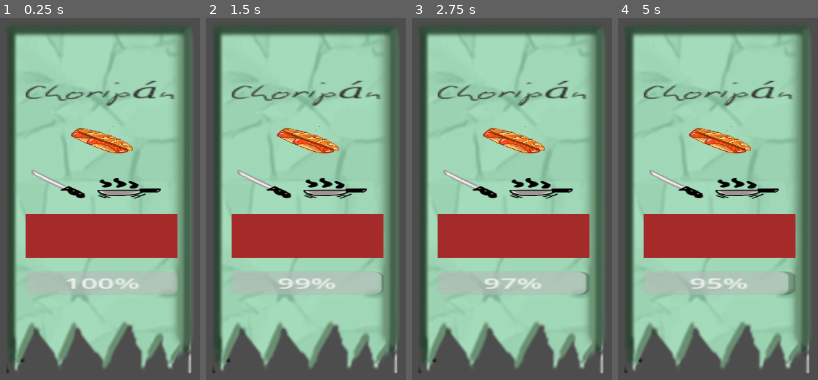
Above: before the commit, frames 1-4 (left to right).
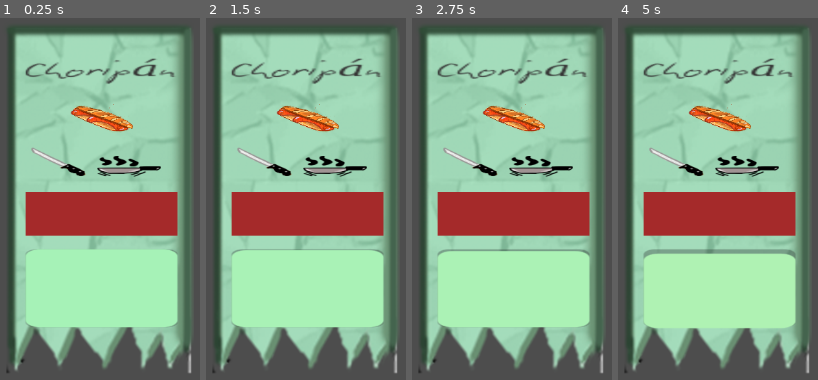
Above: after the commit, the same moments.

Repository: KimHana1/chorikazam
Game: Godot game, scene res://Escenas/ticket.tscn
The game is run twice, just before and just after one commit, with the same random seed, the same clock (stepped at 60 frames per second) and the same inputs. The project has no main scene, so this scene is started directly.
Inputs:
- Up to frame 1 (0.25 s): no input
- Up to frame 2 (1.5 s): tap Enter at 0.5 s; tap Space at 1.25 s
- Up to frame 3 (2.75 s): tap Enter at 2 s
- Up to frame 4 (5 s): tap Space at 2.75, 4.25 s; tap Enter at 3.5 s

The runs differ from the first frame. In frame 1, 28% of the frame differs, in the area x 12-89%, y 11-86%; in frame 2, 28%; in frame 3, 28%; in frame 4, 28%.

Commit message:
connect ticket system with customer character

Diff:
--- a/Escenas/ticket.gd
+++ b/Escenas/ticket.gd
@@ -8,6 +8,12 @@
 
 var paciencia_actual: float = 100.0
 var velocidad_paciencia: float = 1.0
+
+var color_verde = Color(0.65, 0.95, 0.72)
+var color_amarillo = Color(1.0, 0.92, 0.55)
+var color_rojo = Color(1.0, 0.55, 0.55)
+
+var estilo_barra = StyleBoxFlat.new()
 
 var comidas_cocinadas = {
 	"Choripán": preload("res://Sprites/cocinado/choripan.png"),
@@ -21,6 +27,8 @@
 }
 
 func _ready():
+	configurar_barra()
+
 	var pedido_prueba = {
 		"nombre": "Choripán",
 		"pasos": ["cortar", "cocinar"],
@@ -29,6 +37,19 @@
 	}
 
 	cargar_ticket(pedido_prueba)
+
+func configurar_barra():
+	paciencia_cliente.show_percentage = false
+	paciencia_cliente.fill_mode = ProgressBar.FILL_BOTTOM_TO_TOP
+	paciencia_cliente.custom_minimum_size = Vector2(18, 90)
+
+	estilo_barra.bg_color = color_verde
+	estilo_barra.corner_radius_top_left = 8
+	estilo_barra.corner_radius_top_right = 8
+	estilo_barra.corner_radius_bottom_left = 8
+	estilo_barra.corner_radius_bottom_right = 8
+
+	paciencia_cliente.add_theme_stylebox_override("fill", estilo_barra)
 
 func cargar_ticket(datos):
 	label_pedido.text = datos["nombre"]
@@ -60,16 +81,29 @@
 
 	paciencia_cliente.max_value = 100
 	paciencia_cliente.value = paciencia_actual
-	paciencia_cliente.custom_minimum_size = Vector2(50, 18)
+	actualizar_color_barra()
 
 func _process(delta):
 	if paciencia_actual > 0:
 		paciencia_actual -= velocidad_paciencia * delta
+		paciencia_actual = max(paciencia_actual, 0)
 		paciencia_cliente.value = paciencia_actual
+		actualizar_color_barra()
 
 		if paciencia_actual <= 0:
-			paciencia_actual = 0
 			print("Cliente insatisfecho")
+
+func actualizar_color_barra():
+	var porcentaje = paciencia_actual / 100.0
+
+	if porcentaje > 0.5:
+		var t = (porcentaje - 0.5) / 0.5
+		estilo_barra.bg_color = color_amarillo.lerp(color_verde, t)
+	else:
+		var t = porcentaje / 0.5
+		estilo_barra.bg_color = color_rojo.lerp(color_amarillo, t)
+
+	paciencia_cliente.add_theme_stylebox_override("fill", estilo_barra)
 
 func limpiar_contenedor(contenedor):
 	for hijo in contenedor.get_children():
--- /dev/null
+++ b/carne.tscn
@@ -0,0 +1,7 @@
+[gd_scene format=3 uid="uid://b7q5eshxv6mah"]
+
+[node name="carne" type="Area2D" unique_id=1009550738]
+
+[node name="Sprite2D" type="Sprite2D" parent="." unique_id=1906188385]
+
+[node name="CollisionShape2D" type="CollisionShape2D" parent="Sprite2D" unique_id=246502203]
--- /dev/null
+++ b/chorizo.tscn
@@ -0,0 +1,3 @@
+[gd_scene format=3 uid="uid://cqp7a7ejar5no"]
+
+[node name="chorizo" type="Area2D" unique_id=1661543503]
--- /dev/null
+++ b/pan.tscn
@@ -0,0 +1,7 @@
+[gd_scene format=3 uid="uid://co7qus1c8rpcm"]
+
+[node name="pan" type="Area2D" unique_id=393561602]
+
+[node name="Sprite2D" type="Sprite2D" parent="." unique_id=45656818]
+
+[node name="CollisionShape2D" type="CollisionShape2D" parent="Sprite2D" unique_id=2142269175]
--- /dev/null
+++ b/papa.tscn
@@ -0,0 +1,7 @@
+[gd_scene format=3 uid="uid://b6eyitsql3lea"]
+
+[node name="papa" type="Area2D" unique_id=1255283446]
+
+[node name="Sprite2D" type="Sprite2D" parent="." unique_id=1739436327]
+
+[node name="CollisionShape2D" type="CollisionShape2D" parent="Sprite2D" unique_id=845656211]
